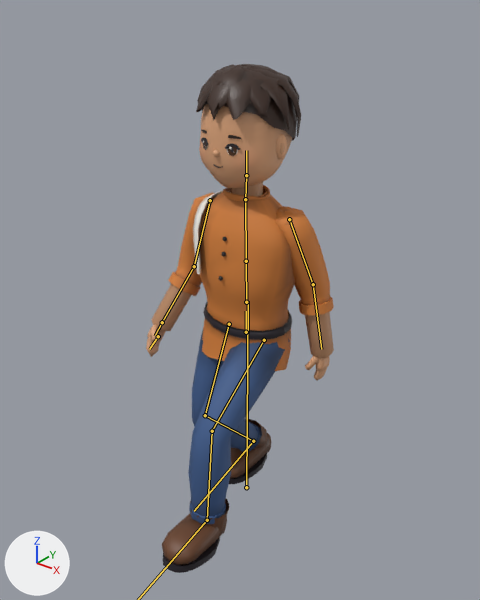
The glTF model public/assets/models/rigged/villager-man.glb as it was, and as the next commit left it.
Both versions are drawn from a camera (50 mm lens) standing at (1.261, -1.621, 1.821) and looking at (0.044, -0.1, 0.878). The lights are fixed; the arrows at lower left show +X, +Y and +Z. The picture after the commit comes second. Both versions are drawn at frame 19 of the action 'Walk'; the numbers are the values there. The bones that change, and the others that lie on the model, are drawn over the model as lines.

Objects in the first picture: 'villager-man'.
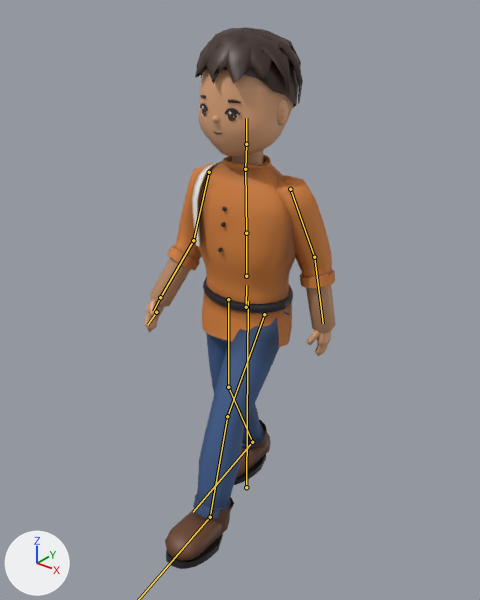
What the commit changed:
Bone 'hips' (bone_hips) moves from (-0.007, -0.123, 0.0) to (-0.007, -0.025, 0.0).
Bone 'thigh_L' (bone_thigh_l) turns from (-58, -11, 1) to (-33, -10, 2) degrees about its own x, y and z.
Bone 'shin_L' (bone_shin_l) turns from (48, 0, 0) to (10, 1, -2) degrees about its own x, y and z.
Bone 'foot_L' (bone_foot_l) turns from (-4, 4, 5) to (9, 1, 9) degrees about its own x, y and z.
Bone 'thigh_R' (bone_thigh_r) turns from (-17, 3, 0) to (0, 3, -2) degrees about its own x, y and z.
Bone 'shin_R' (bone_shin_r) turns from (56, 0, 0) to (16, -2, 2) degrees about its own x, y and z.
Bone 'foot_R' (bone_foot_r) turns from (-38, 0, 6) to (-17, 0, 0) degrees about its own x, y and z.

Changed parts and their boxes [x1, y1, x2, y2] in the pictures (480 x 600 px):
'villager-man', posed (6% taller): before [146, 64, 334, 573]; after [144, 27, 336, 569]
bone 'hips', root to tip: before (246, 332) to (246, 311); after (246, 307) to (246, 285)
bone 'thigh_L', root to tip: before (264, 340) to (212, 431); after (264, 314) to (227, 416)
bone 'shin_L', root to tip: before (212, 431) to (207, 520); after (227, 416) to (210, 517)
bone 'thigh_R', root to tip: before (229, 324) to (205, 415); after (228, 299) to (228, 387)
bone 'shin_R', root to tip: before (205, 415) to (253, 441); after (228, 387) to (252, 442)
bone 'foot_R', root to tip: before (253, 441) to (194, 511); after (252, 442) to (193, 512)
